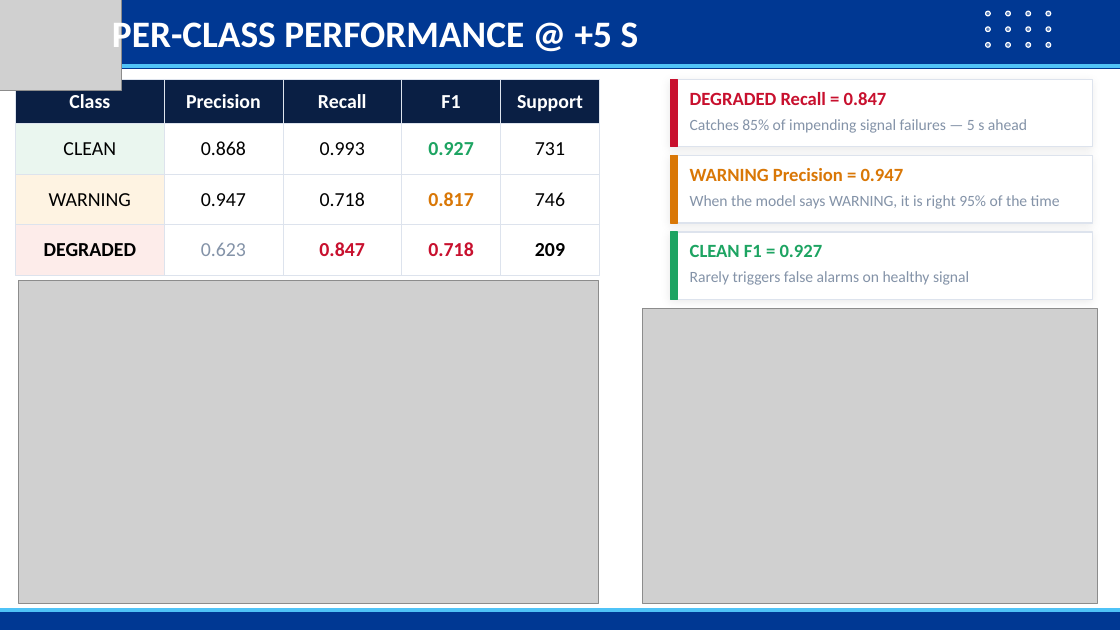
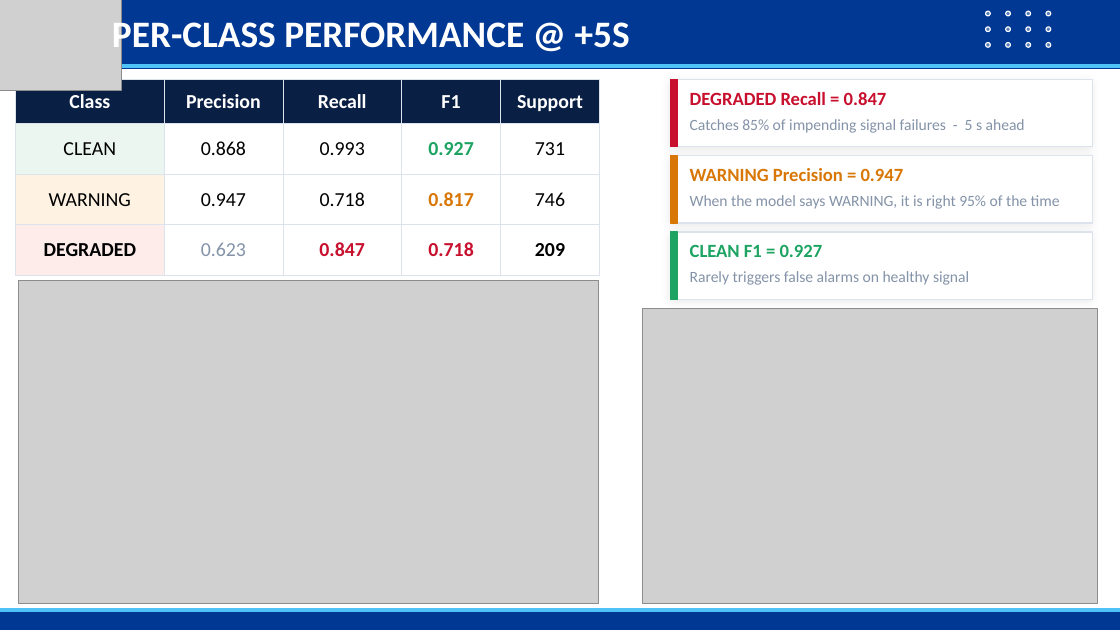
Before and after one commit to Jorshuare/AI-Based-Prediction-for-GNSS-Signal-Degradation, a slide deck: slide 14 of docs/SENTINEL_GNSS_Presentation.pptx. Drawn at 1120x630 pixels with LibreOffice and Linux fonts; fonts in the diff are those of the drawing; grey boxes stand for pictures; background and template pictures are left out. Boxes give left, top, right and bottom in pixels: in the first picture for what was removed or moved away, otherwise in the second. Text is boxed around its words. In the diff, an @@ line names an element or a change of style, - is before the commit and + after.

```diff
--- a/docs/SENTINEL_GNSS_Presentation.pptx
+++ b/docs/SENTINEL_GNSS_Presentation.pptx
@@ text at <box>112,16,630,57</box>: spaces changed @@
-PER-CLASS PERFORMANCE @ +5 S
+PER-CLASS PERFORMANCE @ +5S
@@ text at <box>690,119,1025,133</box>: text changed @@
-Catches 85% of impending signal failures — 5 s ahead
+Catches 85% of impending signal failures - 5 s ahead
```
Also in this commit, not shown: 20 other slides changed, 1 slide added, 46 other files.
